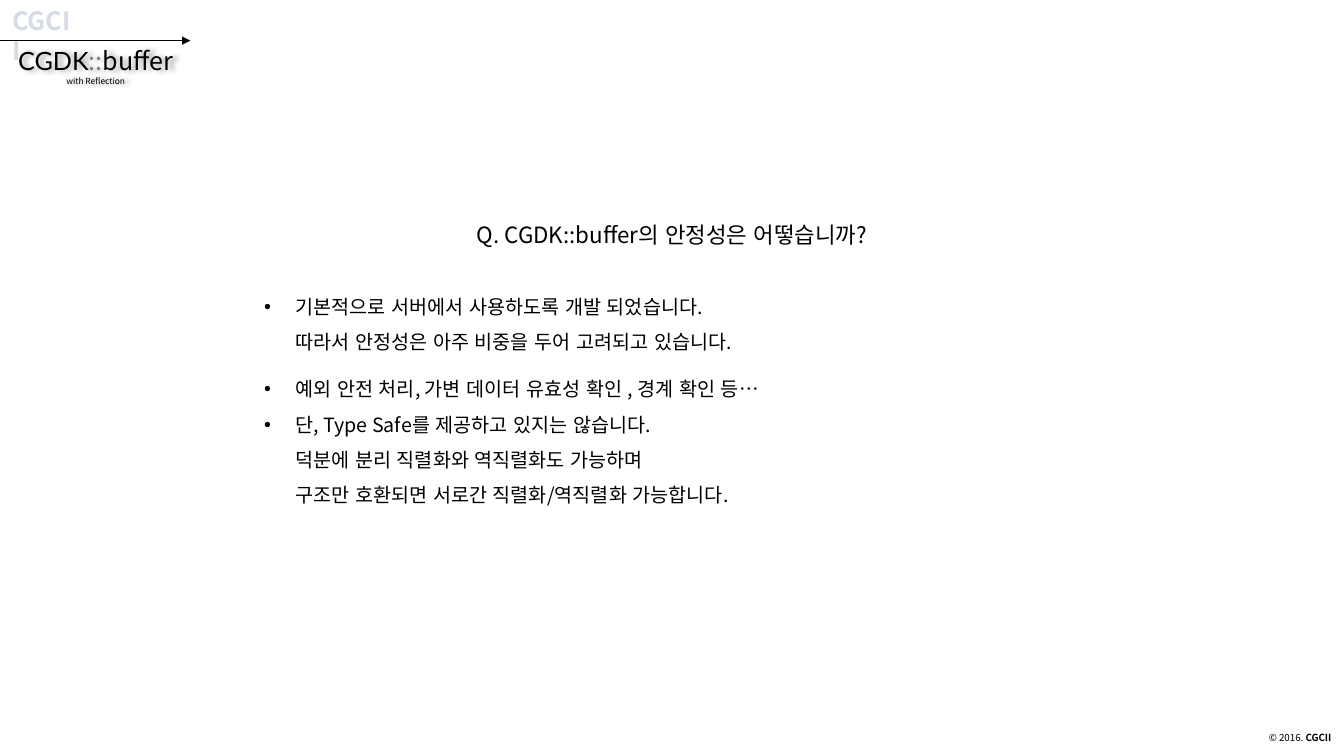
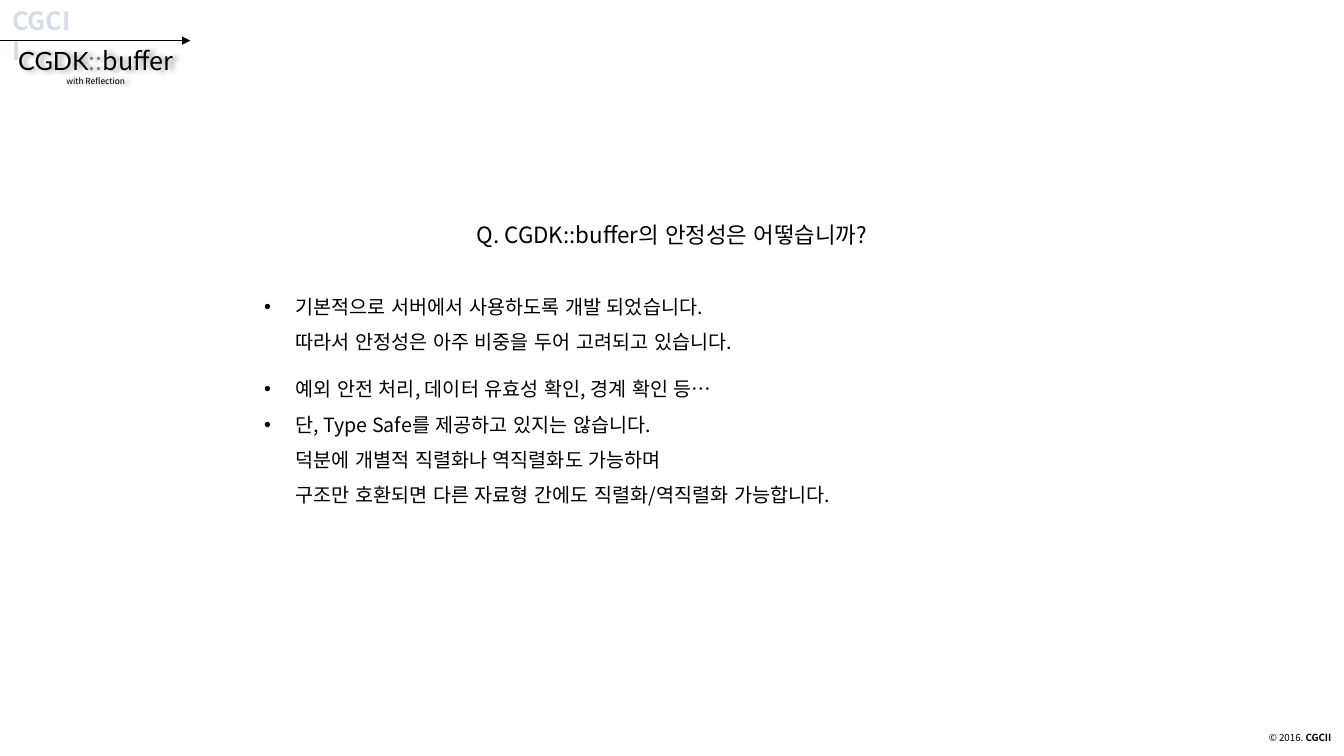
Before and after one commit to CGLabs/CGDK.buffer, a slide deck: slide 51 of C++/document/intruduce_CGDK.buffer.pptx. Drawn at 1344x756 pixels with LibreOffice and Linux fonts; fonts in the diff are those of the drawing. Boxes give left, top, right and bottom in pixels: in the first picture for what was removed or moved away, otherwise in the second. Text is boxed around its words. In the diff, an @@ line names an element or a change of style, - is before the commit and + after.

```diff
--- a/C++/document/intruduce_CGDK.buffer.pptx
+++ b/C++/document/intruduce_CGDK.buffer.pptx
@@ text at [296, 379, 830, 506]: text changed @@
-• 예외 안전 처리, 가변 데이터 유효성 확인 , 경계 확인 등…
-• 단, Type Safe를 제공하고 있지는 않습니다.
-  덕분에 분리 직렬화와 역직렬화도 가능하며
-  구조만 호환되면 서로간 직렬화/역직렬화 가능합니다.
+• 예외 안전 처리, 데이터 유효성 확인, 경계 확인 등…
+• 단, Type Safe를 제공하고 있지는 않습니다.
+  덕분에 개별적 직렬화나 역직렬화도 가능하며
+  구조만 호환되면 다른 자료형 간에도 직렬화/역직렬화 가능합니다.
```
Also in this commit, not shown: 21 other slides changed.
